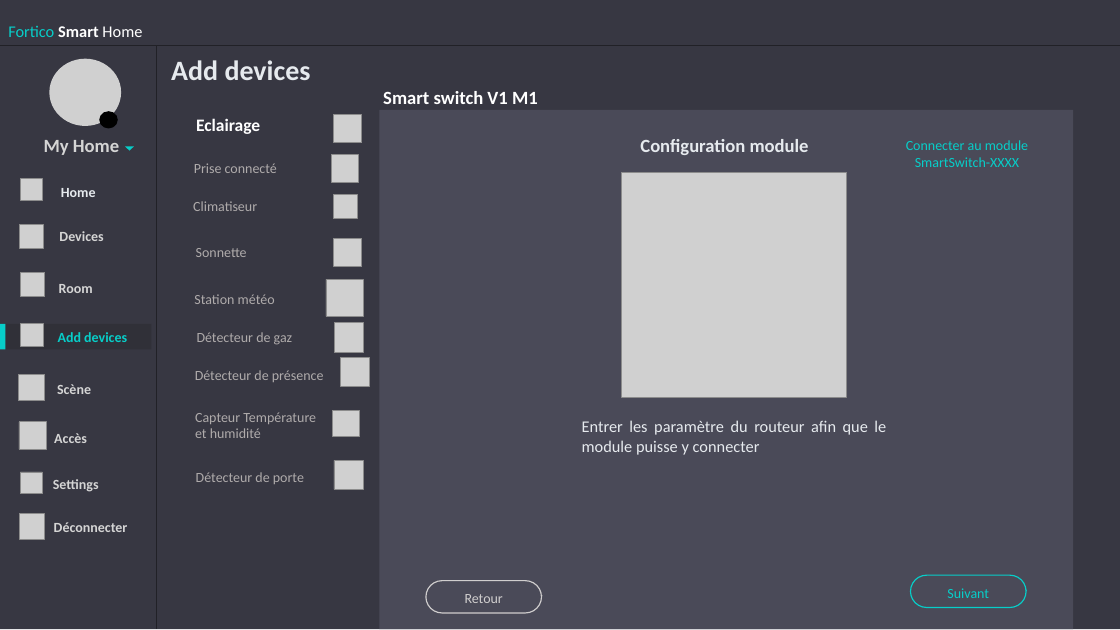
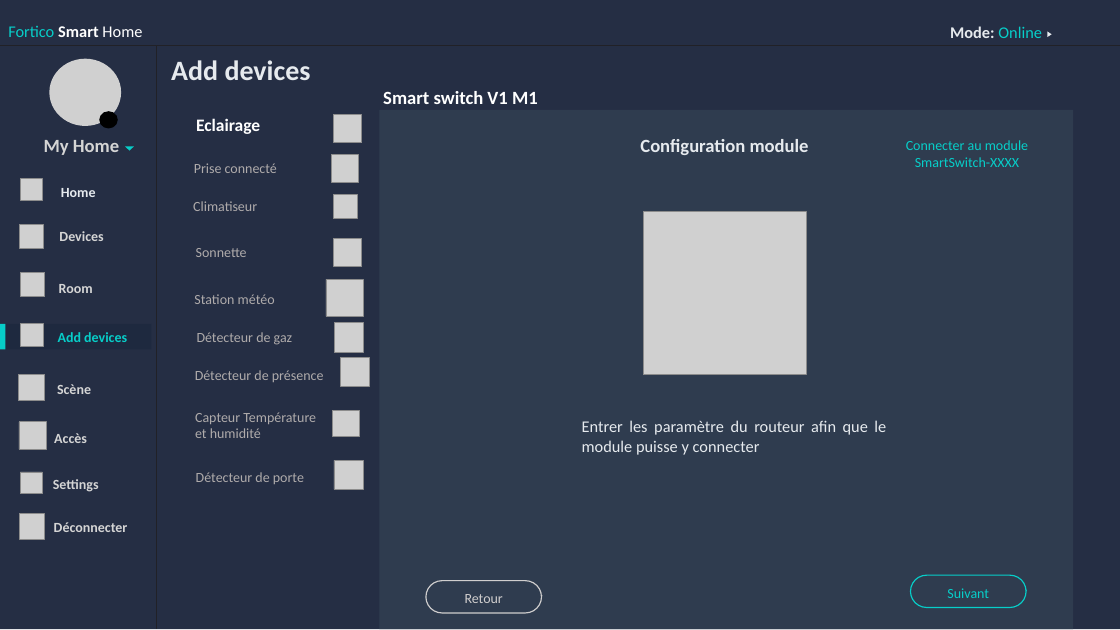
Before and after one commit to Fortuno-tech/Software, a slide deck: slide 18 of UI-model/UI design Fortico.pptx (slide 19 before the commit). Drawn at 1120x630 pixels with LibreOffice and Linux fonts; fonts in the diff are those of the drawing; grey boxes stand for pictures; background and template pictures are left out. Boxes give left, top, right and bottom in pixels: in the first picture for what was removed or moved away, otherwise in the second. Text is boxed around its words. In the diff, an @@ line names an element or a change of style, - is before the commit and + after.

```diff
--- a/UI-model/UI design Fortico.pptx
+++ b/UI-model/UI design Fortico.pptx
@@ rectangle at [0,0,1120,629]: fill #373742 to #252E44 @@
@@ text added at [950,26,1042,38], 14 pt, text #07CEC9 @@
+Mode: Online
@@ triangle added at [1048,31,1052,37], fill #E6EAEE @@
@@ rectangle at [380,110,1074,629]: fill #4A4A58 to #2F3C4F @@
@@ picture: place and size @@
-picture at [622,172,847,397]
+picture at [644,212,807,375]
@@ rectangle "Add devices" at [5,324,151,350]: fill #303038 to #1E293F @@
```
Also in this commit, not shown: 25 other slides changed, 4 other files.
